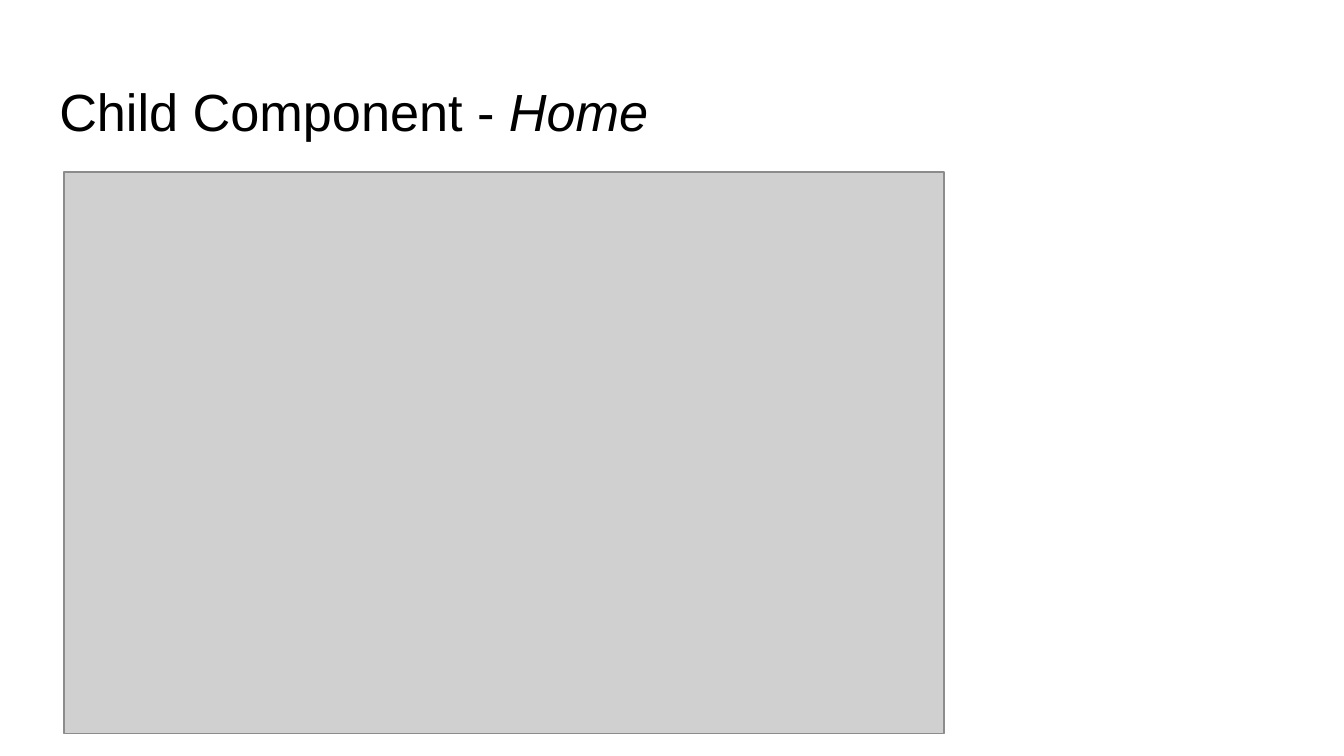
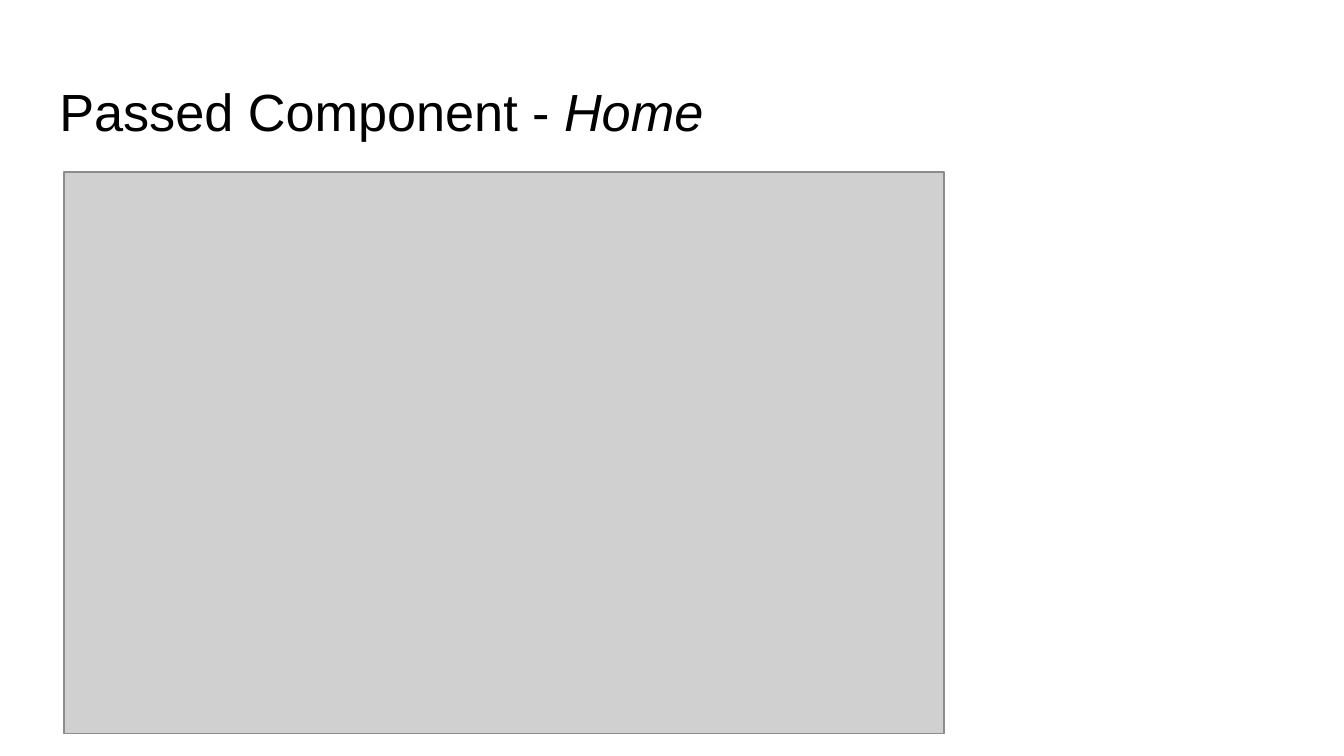
Before and after one commit to ridoansaleh/sharing-business-logic, a slide deck: slide 13 of docs/Sharing Common Logic Between Components.pptx (slide 11 before the commit). Drawn at 1344x756 pixels with LibreOffice and Linux fonts; fonts in the diff are those of the drawing; grey boxes stand for pictures. Boxes give left, top, right and bottom in pixels: in the first picture for what was removed or moved away, otherwise in the second. Text is boxed around its words. In the diff, an @@ line names an element or a change of style, - is before the commit and + after.

Commit message:
update docs and add children props (#2)

```diff
--- a/docs/Sharing Common Logic Between Components.pptx
+++ b/docs/Sharing Common Logic Between Components.pptx
@@ title at [59, 93, 703, 141]: text changed @@
-Child Component - Home
+Passed Component - Home
```
Also in this commit, not shown: 6 other slides changed, 6 slides added, 4 slides removed, 7 other files.
